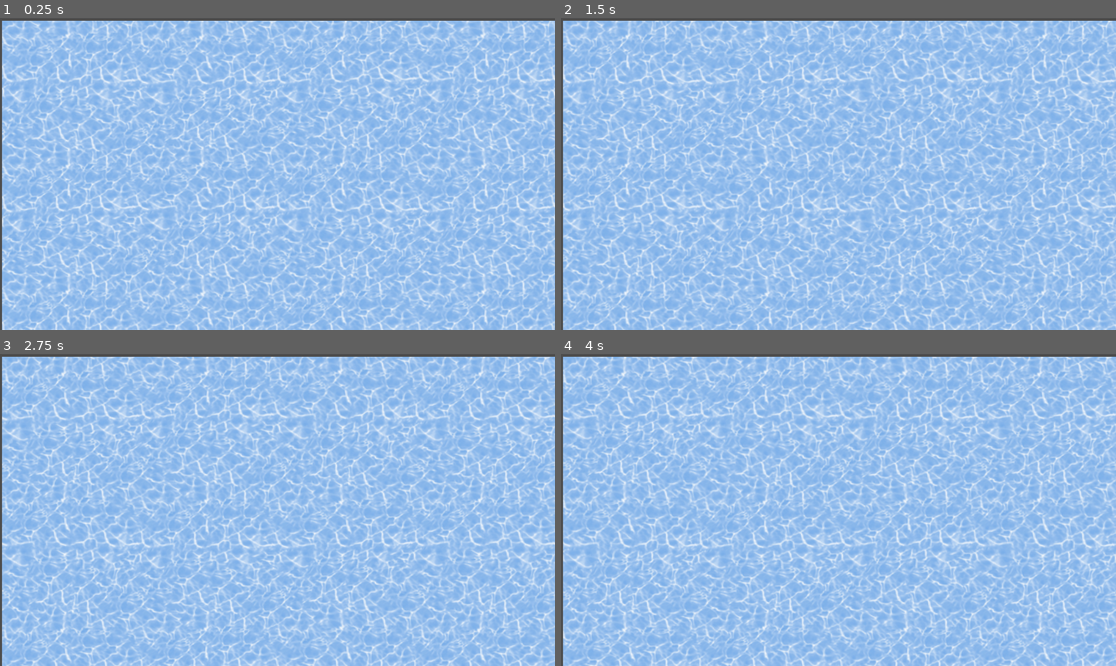
Above: before the commit, frames 1-4 (two rows, left to right).
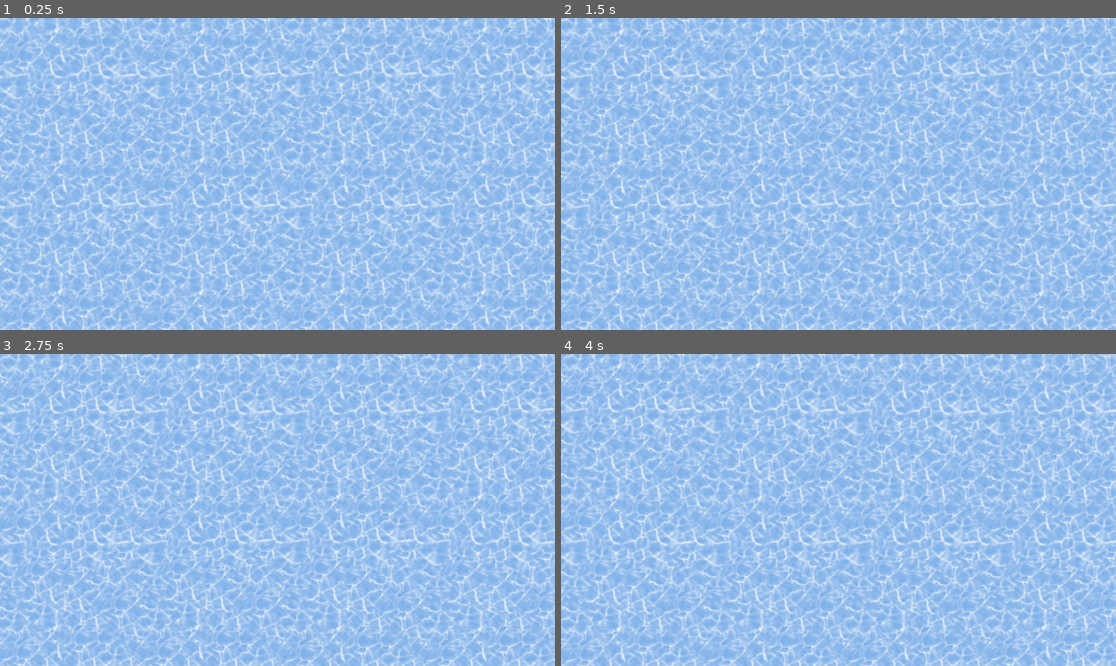
Above: after the commit, the same moments.

Repository: fj0lverkr/water-shader-test
Game: Godot game, scene res://scenes/water/water.tscn
Same seed, same stepped clock (60 frames per second), same inputs: the game is played once before the commit and once after it. The project has no main scene, so this scene is started directly.
Inputs:
- Up to frame 1 (0.25 s): no input
- Up to frame 2 (1.5 s): no input
- Up to frame 3 (2.75 s): no input
- Up to frame 4 (4 s): no input

The runs differ from the first frame. In frame 1, 33% of the frame differs, in the area x 0-100%, y 0-100%; in frame 2, 34%; in frame 3, 33%; in frame 4, 32%.

Commit message:
make shader look more natural

Diff:
--- a/assets/shaders/water.gdshader
+++ b/assets/shaders/water.gdshader
@@ -9,11 +9,11 @@
 void fragment() {
 	vec2 tiled_uvs = UV * tiled_factor;
 	vec2 waves_uv;
-	waves_uv.x = cos(TIME * time_scale.x + (tiled_uvs.y + tiled_uvs.x) * offset_factor.x);
-	waves_uv.y = sin(TIME * time_scale.y + (tiled_uvs.y + tiled_uvs.x) * offset_factor.y);
+	waves_uv.x = sin(TIME * time_scale.x + atan(tiled_uvs.y + tiled_uvs.x) * offset_factor.x);
+	waves_uv.y = cos(TIME * time_scale.y + sin(tiled_uvs.y + tiled_uvs.x) * offset_factor.y);
 
 	tiled_uvs.y *= aspect_ratio;
 	//COLOR = vec4(tiled_uvs,0.0,1.0);
-	COLOR = vec4(waves_uv, 0.0, 1.0);
+	//COLOR = vec4(waves_uv, 0.0, 1.0);
 	COLOR = texture(TEXTURE, tiled_uvs + waves_uv * amplitude);
 }
--- a/scenes/water/water.tscn
+++ b/scenes/water/water.tscn
@@ -6,8 +6,8 @@
 
 [node name="Water" type="Sprite2D"]
 material = ExtResource("2_uy6sh")
-position = Vector2(579.5, 329.5)
-scale = Vector2(8.99219, 5.05469)
+position = Vector2(574, 322.5)
+scale = Vector2(9.17188, 5.16406)
 texture = ExtResource("2_jp5fx")
 script = ExtResource("1_8qwi1")
 
